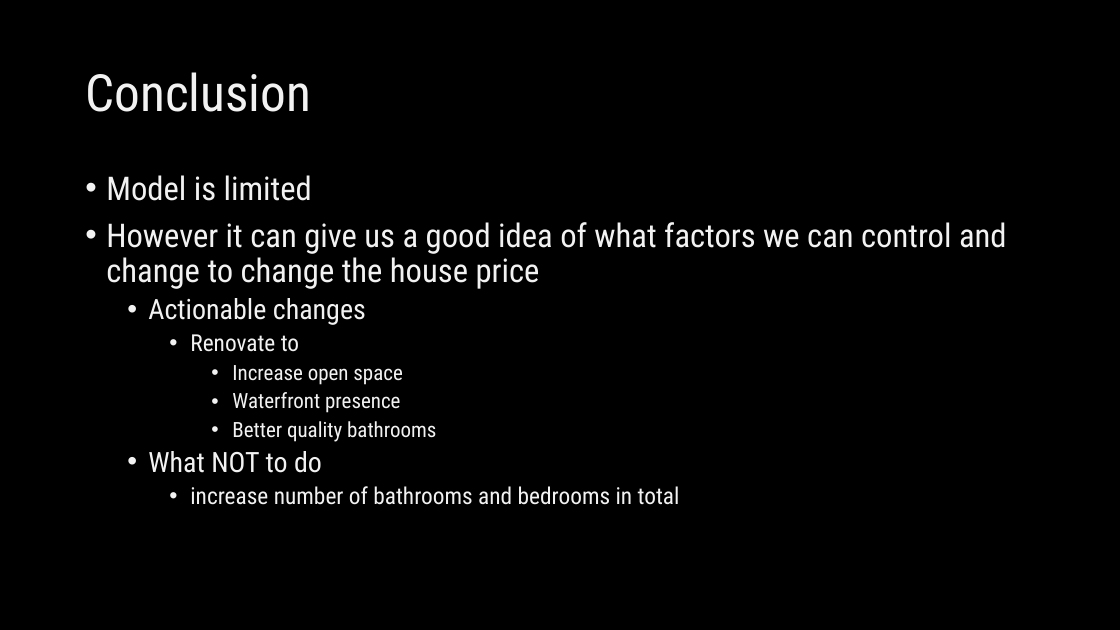
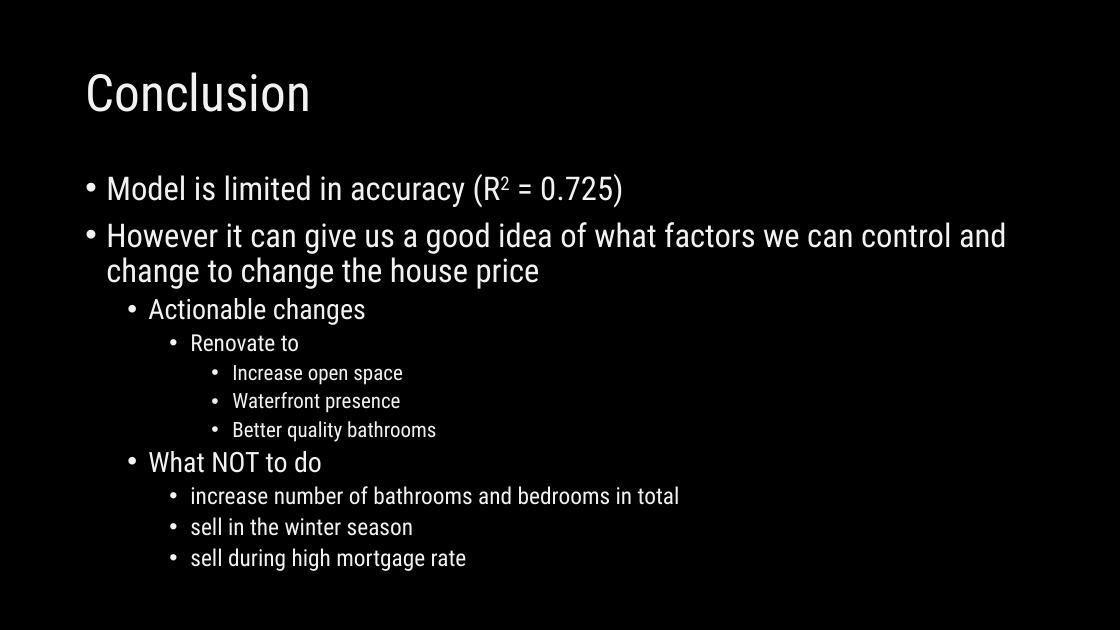
Before and after one commit to singsang2/Mod-2-Kings-County-Housing-Price-Model, a slide deck: slide 12 of Mod2ProjectPresentation.pptx. Drawn at 1120x630 pixels with LibreOffice and Linux fonts; fonts in the diff are those of the drawing. Boxes give left, top, right and bottom in pixels: in the first picture for what was removed or moved away, otherwise in the second. Text is boxed around its words. In the diff, an @@ line names an element or a change of style, - is before the commit and + after.

Commit message:
new model has been added

```diff
--- a/Mod2ProjectPresentation.pptx
+++ b/Mod2ProjectPresentation.pptx
@@ text at <box>106,174,623,208</box>: text changed @@
-• Model is limited
+• Model is limited in accuracy (R2 = 0.725)
@@ text at <box>190,517,467,571</box>: paragraphs added @@
+    • sell in the winter season
+    • sell during high mortgage rate
```
Also in this commit, not shown: 7 other slides changed, 6 slides added, 5 slides removed, 5 other files.
